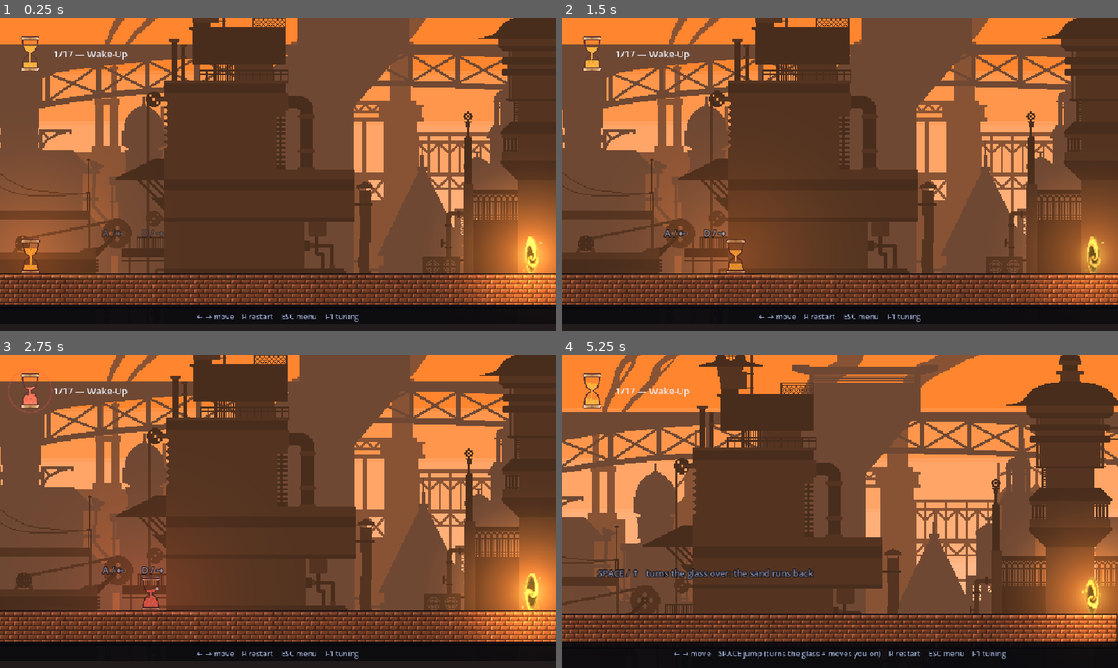
Above: before the commit, frames 1-4 (two rows, left to right).
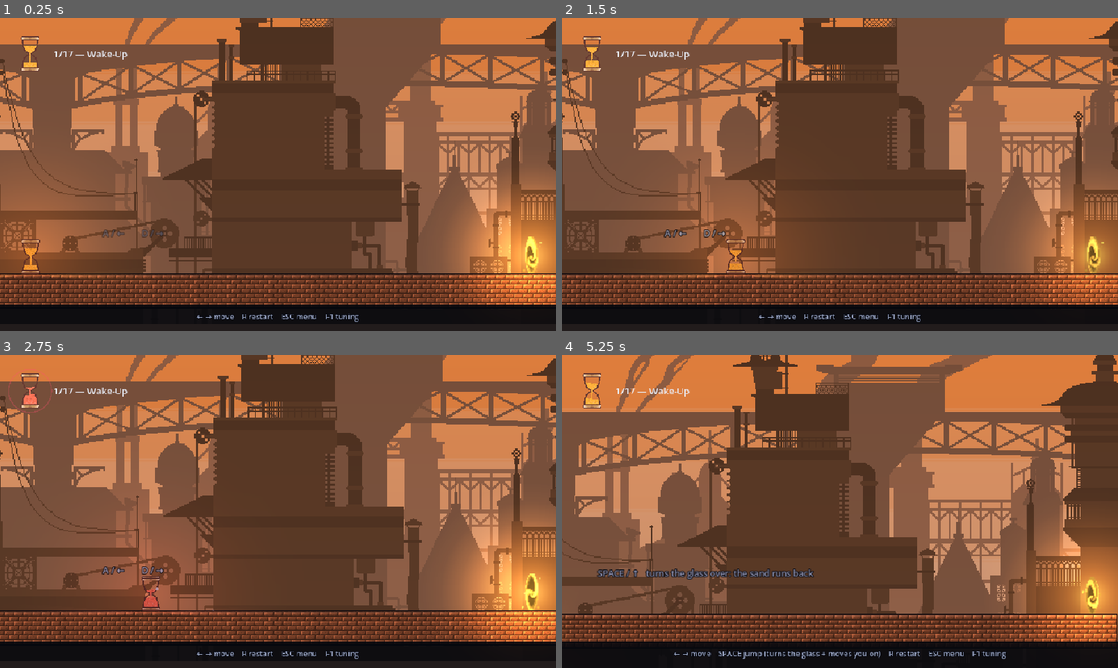
Above: after the commit, the same moments.

Repository: Athryell/GMTK-Game-Jam-2026
Game: Godot game, scene res://scenes/main.tscn
The game is run twice, just before and just after one commit, with the same random seed, the same clock (stepped at 60 frames per second) and the same inputs. Sound files missing from this copy of the repository are replaced by a short silence.
Inputs:
- Up to frame 1 (0.25 s): no input
- Up to frame 2 (1.5 s): hold Right (move_right) from 0.53 s (still down); tap Space (jump) at 0.77 s
- Up to frame 3 (2.75 s): tap Space (jump) at 1.52 s; release Right (move_right) at 2.03 s; hold Left (move_left) from 2.03 s (still down)
- Up to frame 4 (5.25 s): release Left (move_left) at 2.78 s; hold Right (move_right) 2.78-4.28 s; tap Space (jump) at 3.02, 3.77, 4.52 s; hold Left (move_left) 4.28-5.03 s; hold Right (move_right) from 5.03 s (still down)

The runs differ from the first frame. In frame 1, 40% of the frame differs, in the area x 0-100%, y 0-82%; in frame 2, 39%; in frame 3, 40%; in frame 4, 42%, in the area x 0-100%, y 0-92%.

Commit message:
Push the backdrop back with stacked fog between its layers
Each depth now draws a veil of the sky's own horizon colour over its art, so
the layers stack their haze and read apart instead of sharing one flat palette,
and the parallax range drops so the whole room answers the camera slowly enough
to sit on a horizon.

Co-Authored-By: Claude Opus 5 <noreply@anthropic.com>

Diff:
--- a/hourglass_hero_godot/scripts/fx/backdrop.gd
+++ b/hourglass_hero_godot/scripts/fx/backdrop.gd
@@ -38,9 +38,27 @@
 const ART_DROP := 28.0
 
 ## Parallax speed of the nearest layer; the farthest sits at the opposite end,
-## with any layers between graded evenly across the range.
-const FAR_SCROLL := 0.12
-const NEAR_SCROLL := 0.55
+## with any layers between graded evenly across the range. Both well under the
+## world's own speed: the slower a layer answers the camera, the further off it
+## reads, and the room behind the level is meant to be a horizon rather than a
+## wall a few metres back.
+const FAR_SCROLL := 0.05
+const NEAR_SCROLL := 0.38
+
+## How much air each layer puts in front of everything behind it, as the alpha of
+## a fog-coloured veil drawn over its own art. The veils stack: the farthest
+## layer is seen through all of them and the nearest only through its own, which
+## is what separates two silhouettes painted from the same eleven colours.
+const FOG_FAR := 0.34
+const FOG_NEAR := 0.10
+
+## Fraction of a layer's fog left at the top of the art. Haze piles up along the
+## ground, so a distant roofline still cuts the sky while the streets under it
+## wash out.
+const FOG_TOP := 0.45
+
+## Used when the sky texture cannot be read for a fog colour.
+const FOG_FALLBACK := Color(0.62, 0.66, 0.76)
 
 ## How fast the art tracks the camera VERTICALLY, as a fraction of the world's
 ## own speed — kept under even the slowest horizontal rate on purpose, so
@@ -152,14 +170,37 @@
 		return
 
 	_sky.texture = textures[0]
+	var fog := _fog_colour(textures[0])
 	var depth_count := textures.size() - 1
 	for i in range(1, textures.size()):
 		var t := float(i - 1) / float(maxi(depth_count - 1, 1))
 		var layer := BackdropLayer.new()
 		layer.texture = textures[i]
 		layer.scroll = lerpf(FAR_SCROLL, NEAR_SCROLL, t)
+		layer.fog = fog
+		layer.fog_alpha = lerpf(FOG_FAR, FOG_NEAR, t)
 		add_child(layer)
 		_layers.append(layer)
+
+
+## The colour the distance dissolves into, read off the bottom of this
+## background's own sky so each one hazes towards its own horizon rather than
+## towards a grey the art never uses.
+func _fog_colour(sky: Texture2D) -> Color:
+	var image := sky.get_image()
+	if image == null:
+		return FOG_FALLBACK
+	if image.is_compressed():
+		image.decompress()
+	var width := image.get_width()
+	var height := image.get_height()
+	if width <= 0 or height <= 0:
+		return FOG_FALLBACK
+	# The bottom row only: it is the band the skyline actually stands against.
+	var total := Color(0.0, 0.0, 0.0)
+	for x in width:
+		total += image.get_pixel(x, height - 1)
+	return Color(total.r / width, total.g / width, total.b / width)
 
 
 ## The numbered layer files in a background folder (`1.png`, `2.png`, …),
--- a/hourglass_hero_godot/scripts/fx/backdrop_layer.gd
+++ b/hourglass_hero_godot/scripts/fx/backdrop_layer.gd
@@ -8,6 +8,11 @@
 ## 1.0 moves with the world, 0.0 is pinned to the camera, above 1.0 rushes past.
 var scroll := 0.35
 var texture: Texture2D
+
+## The air in front of this depth: a veil of `fog` at `fog_alpha`, drawn over
+## this layer's own art and so over every layer behind it.
+var fog := Color.WHITE
+var fog_alpha := 0.0
 
 ## Horizontal overdraw beyond the level on every side, in world px, so a layer
 ## scrolling at a different rate than the camera never runs out of itself at
@@ -90,3 +95,19 @@
 	var right := ceilf((_world.x + MARGIN) / Backdrop.ART_SCALE)
 	var bottom := _floor_y / Backdrop.ART_SCALE
 	draw_texture_rect(texture, Rect2(left, bottom - size.y, right - left, size.y), true)
+	_draw_fog(left, right, bottom - size.y, bottom)
+
+
+## The veil over this depth, thinning towards the top of the art. A gouraud quad
+## rather than a rect: `draw_rect` is one flat colour, and a flat veil reads as a
+## sheet of tinted glass instead of air.
+func _draw_fog(left: float, right: float, top: float, bottom: float) -> void:
+	if fog_alpha <= 0.0:
+		return
+	var high := Color(fog.r, fog.g, fog.b, fog_alpha * Backdrop.FOG_TOP)
+	var low := Color(fog.r, fog.g, fog.b, fog_alpha)
+	draw_polygon(
+		PackedVector2Array([
+			Vector2(left, top), Vector2(right, top),
+			Vector2(right, bottom), Vector2(left, bottom)]),
+		PackedColorArray([high, high, low, low]))
